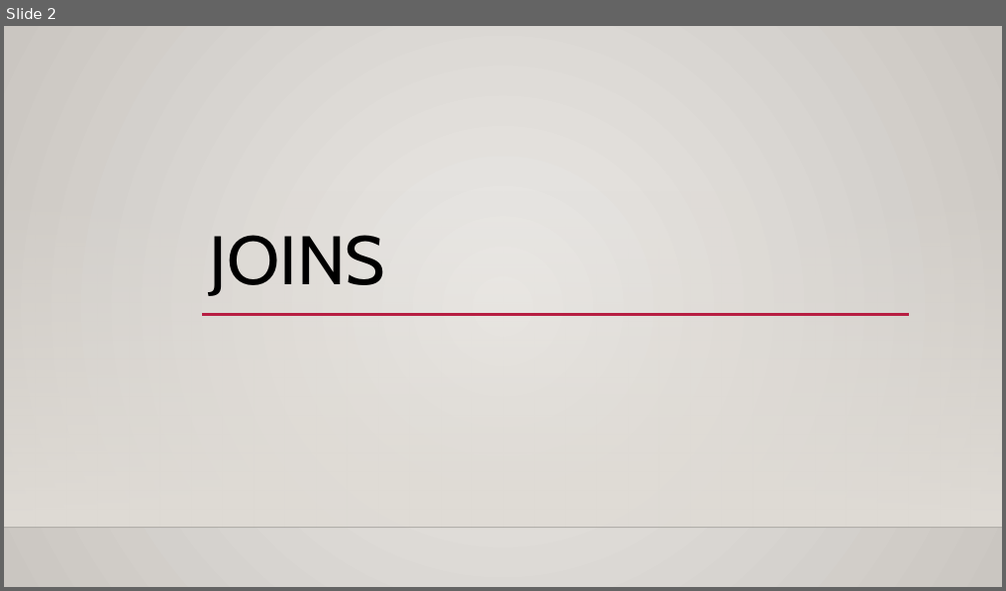
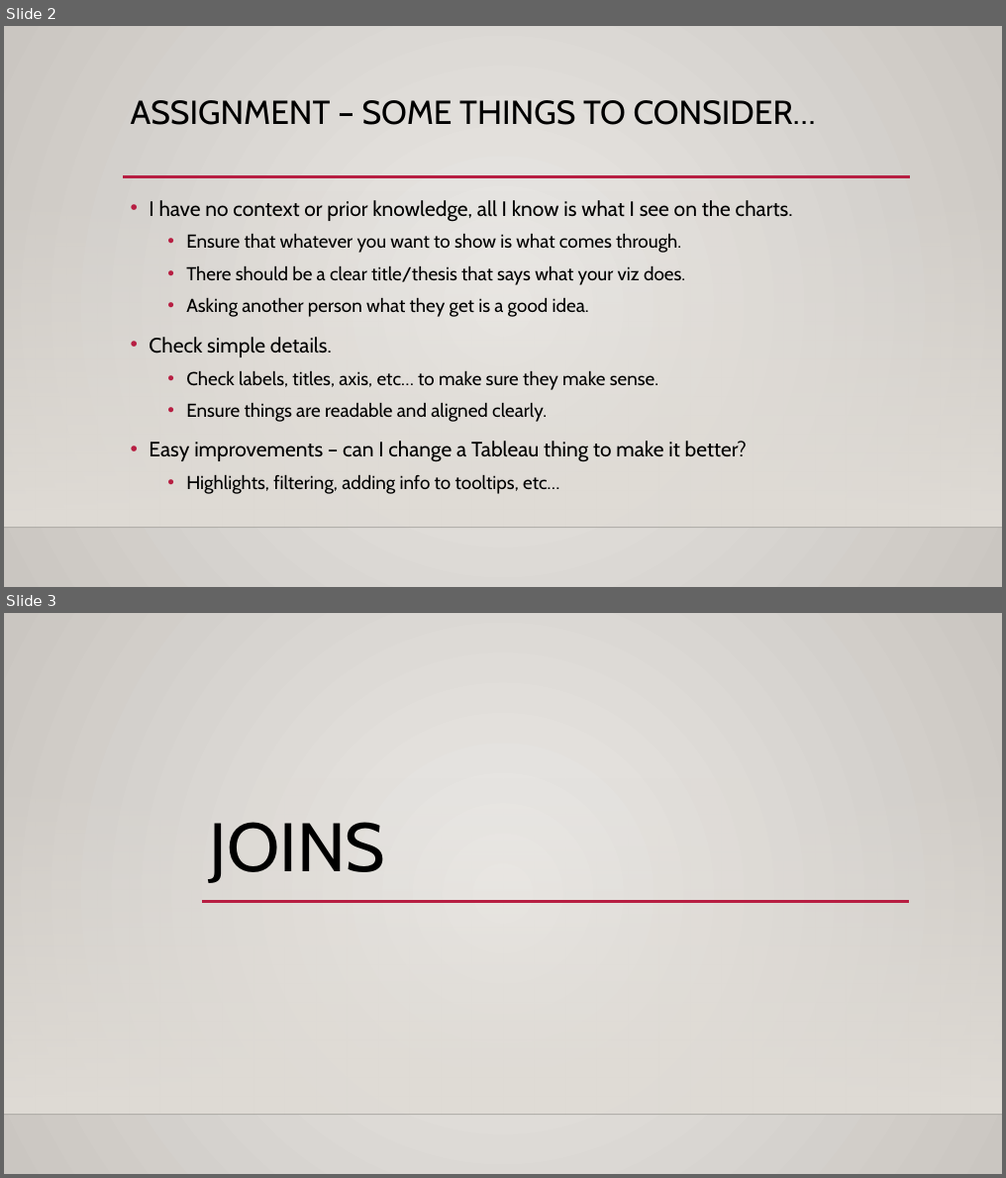
Before and after one commit to AkeemSemper/ml_datasets, a slide deck: slides/chapter_6_joins.pptx. Shown one above the other, each under a label of ours: slide 2 before the commit, slides 2 and 3 after it. The pictures are 1006x591 and 1006x1178 pixels, drawn with LibreOffice and Linux fonts; fonts in the diff are those of the drawing; background and template pictures are left out. Boxes give left, top, right and bottom in pixels: in the first picture for what was removed or moved away, otherwise in the second. Text is boxed around its words. In the diff, an @@ line names an element or a change of style, - is before the commit and + after.

```diff
--- a/slides/chapter_6_joins.pptx
+++ b/slides/chapter_6_joins.pptx
@@ slide 2 added at bbox=[4, 26, 1002, 587], background gradient #ECEAE7 to #CAC7C1; not listed: 2 template elements that a slide beside it also shows @@
@@ title added at bbox=[131, 100, 816, 125], 32 pt, text #000000 @@
+ASSIGNMENT – SOME THINGS TO CONSIDER…
@@ line added from (123, 177) to (910, 177), #B71E42 2.5 pt @@
@@ text added at bbox=[149, 200, 793, 494], 18 pt, text #000000 @@
+• I have no context or prior knowledge, all I know is what I see on the charts.
+  • Ensure that whatever you want to show is what comes through.
+  • There should be a clear title/thesis that says what your viz does.
+  • Asking another person what they get is a good idea.
+• Check simple details.
+  • Check labels, titles, axis, etc… to make sure they make sense.
+  • Ensure things are readable and aligned clearly.
+• Easy improvements – can I change a Tableau thing to make it better?
+  • Highlights, filtering, adding info to tooltips, etc…
@@ what was slide 2 is now slide 3 @@
```
Also in this commit, not shown: 2 slides changed, 2 other files.
